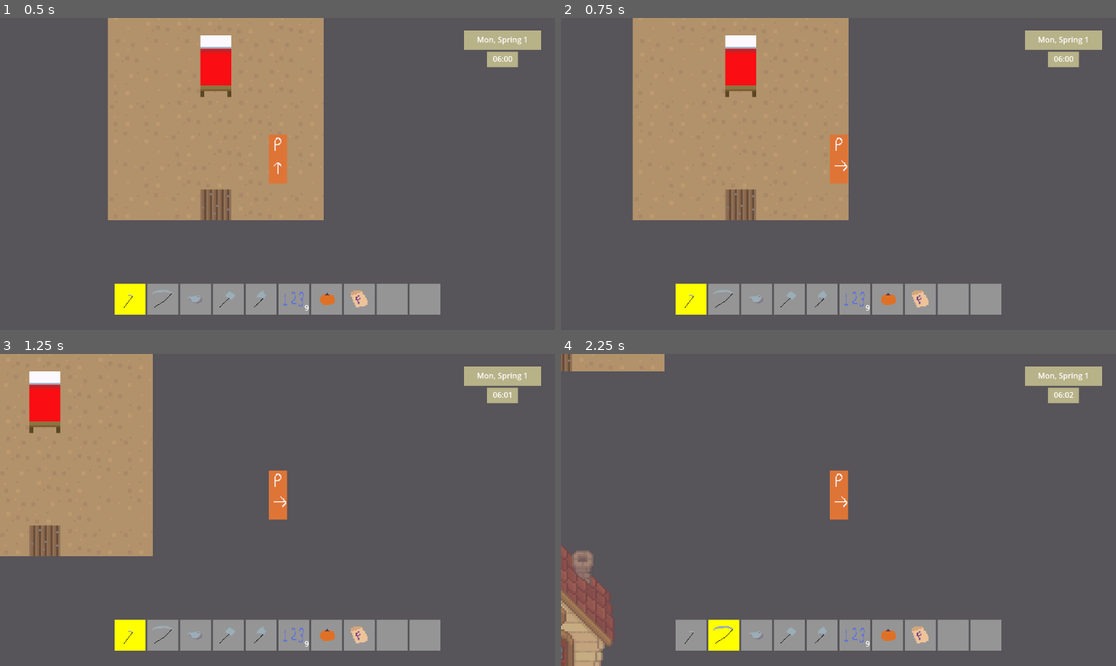
Above: before the commit, frames 1-4 (two rows, left to right).
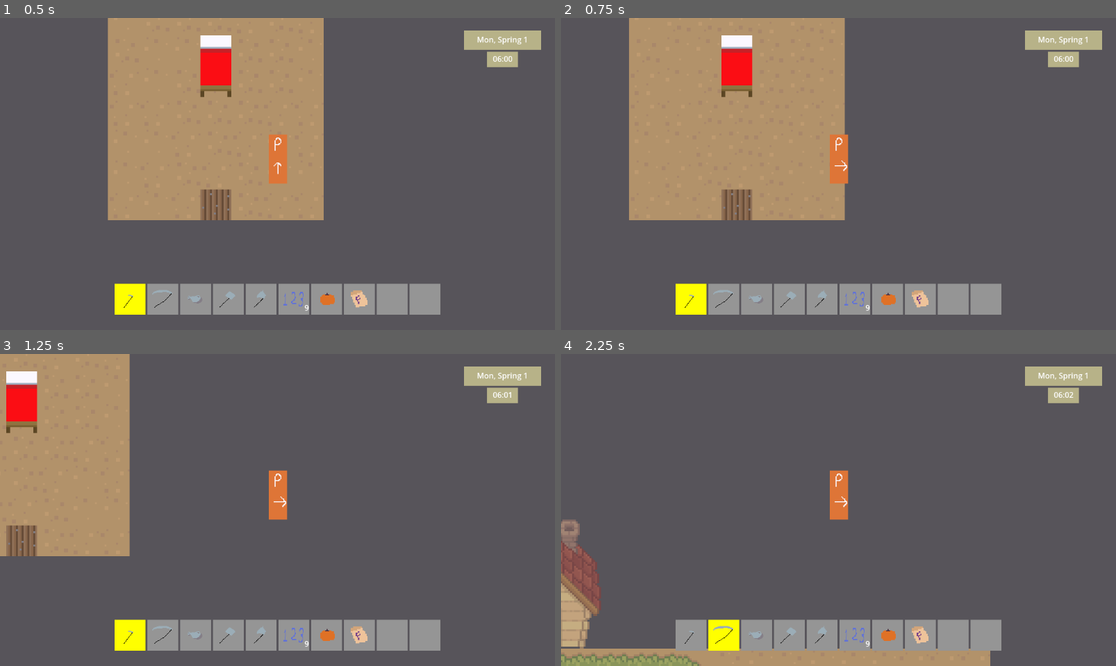
Above: after the commit, the same moments.

Repository: ellis-matthew4/farming-game-framework
Game: Godot game, scene res://scenes/map.tscn
The game is run twice, just before and just after one commit, with the same random seed, the same clock (stepped at 60 frames per second) and the same inputs. The project has no main scene, so this scene is started directly.
Inputs (mouse positions are in pixels of both pictures, inside the frame that each line leads up to):
- Up to frame 1 (0.5 s): no input
- Up to frame 2 (0.75 s): tap Enter at 0.5 s; move the mouse to (960, 158) at 0.52 s; hold D (move_right) from 0.53 s (still down); click (960, 158) at 0.6 s
- Up to frame 3 (1.25 s): keep holding D (move_right)
- Up to frame 4 (2.25 s): move the mouse to (727, 525) at 1.27 s; release D (move_right) at 1.28 s; hold S (move_down) 1.28-2.03 s; tap Space (player_interact, bound only before the commit) at 1.35 s; click (727, 525) at 1.42 s; move the mouse to (894, 441) at 2.02 s; hold D (move_right) from 2.03 s (still down); tap Mouse wheel down (ux_mwd) at 2.1 s; click (894, 441) at 2.17 s

Frame 1 is identical in both runs. In frame 2, 1.6% of the frame differs, in the area x 12-52%, y 0-65%; in frame 3, 5.2%; in frame 4, 6.9%, in the area x 0-78%, y 0-100%.

Commit message:
Improved movement

Diff:
--- a/src/project.godot
+++ b/src/project.godot
@@ -102,13 +102,13 @@
 player_interact={
 "deadzone": 0.5,
 "events": [Object(InputEventJoypadButton,"resource_local_to_scene":false,"resource_name":"","device":-1,"button_index":0,"pressure":0.0,"pressed":true,"script":null)
-, Object(InputEventKey,"resource_local_to_scene":false,"resource_name":"","device":-1,"window_id":0,"alt_pressed":false,"shift_pressed":false,"ctrl_pressed":false,"meta_pressed":false,"pressed":false,"keycode":0,"physical_keycode":32,"key_label":0,"unicode":32,"echo":false,"script":null)
+, Object(InputEventMouseButton,"resource_local_to_scene":false,"resource_name":"","device":-1,"window_id":0,"alt_pressed":false,"shift_pressed":false,"ctrl_pressed":false,"meta_pressed":false,"button_mask":0,"position":Vector2(0, 0),"global_position":Vector2(0, 0),"factor":1.0,"button_index":1,"pressed":false,"double_click":false,"script":null)
 ]
 }
 player_cancel={
 "deadzone": 0.5,
 "events": [Object(InputEventJoypadButton,"resource_local_to_scene":false,"resource_name":"","device":-1,"button_index":1,"pressure":0.0,"pressed":true,"script":null)
-, Object(InputEventKey,"resource_local_to_scene":false,"resource_name":"","device":-1,"window_id":0,"alt_pressed":false,"shift_pressed":false,"ctrl_pressed":false,"meta_pressed":false,"pressed":false,"keycode":0,"physical_keycode":4194325,"key_label":0,"unicode":0,"echo":false,"script":null)
+, Object(InputEventMouseButton,"resource_local_to_scene":false,"resource_name":"","device":-1,"window_id":0,"alt_pressed":false,"shift_pressed":false,"ctrl_pressed":false,"meta_pressed":false,"button_mask":0,"position":Vector2(0, 0),"global_position":Vector2(0, 0),"factor":1.0,"button_index":2,"pressed":false,"double_click":false,"script":null)
 ]
 }
 ux_left={
@@ -156,6 +156,12 @@
 "events": [Object(InputEventKey,"resource_local_to_scene":false,"resource_name":"","device":-1,"window_id":0,"alt_press …(182 unchanged characters)…
 ]
 }
+ux_modify={
+"deadzone": 0.5,
+"events": [Object(InputEventKey,"resource_local_to_scene":false,"resource_name":"","device":-1,"window_id":0,"alt_pressed":false,"shift_pressed":false,"ctrl_pressed":false,"meta_pressed":false,"pressed":false,"keycode":0,"physical_keycode":4194325,"key_label":0,"unicode":0,"echo":false,"script":null)
+, Object(InputEventJoypadMotion,"resource_local_to_scene":false,"resource_name":"","device":-1,"axis":4,"axis_value":1.0,"script":null)
+]
+}
 
 [layer_names]
 
--- a/src/scripts/globals.gd
+++ b/src/scripts/globals.gd
@@ -33,7 +33,7 @@
 		'seed': game_seed,
 		'mw input?': can_accept_mw_input,
 		'can_move?': movement_blocked,
-		'player_stopping?': player.stopping,
+		'player_moving?': player.moving,
 		'inventory slots': str(unlocked_inventory_slots) + "/" + str(max_inventory_slots),
 		'device': 'keyboard' if keyboard else 'controller',
 		'time stopped?': time_stopped,
--- a/src/scripts/player.gd
+++ b/src/scripts/player.gd
@@ -1,24 +1,25 @@
 extends CharacterBody2D
 
-enum DIRS { DOWN, UP, LEFT, RIGHT }
+enum DIRS { DOWN, UP, LEFT, RIGHT, NONE }
 var facing = DIRS.DOWN
 var vertical = DIRS.DOWN
 var horizontal = DIRS.RIGHT
-var stopping = false
 
 var snap = Globals.map_grid_size
 var snap_point
+var moving = false
+var last_movement_accepted = DIRS.NONE
 
 signal turn(dir)
 signal walk
-signal stop
+signal reached
 
 func _ready():
 	Globals.player = self
 	Globals.camera = get_node("Camera2D")
 	self.turn.connect(_turn)
 	self.walk.connect(_walk)
-	self.stop.connect(_stop)
+	self.reached.connect(_reached)
 
 func _physics_process(delta):
 	if not Globals.movement_blocked:
@@ -34,44 +35,50 @@
 		elif Input.is_action_just_pressed("ux_debug"):
 			Globals.menuLayer.debug_menu()
 
-		_handle_walk()
-		move_and_slide()
+		if moving:
+			if _snapped():
+				global_position = snap_point
+				emit_signal("reached")
+				if _parse_movement() == last_movement_accepted:
+					print(_parse_movement())
+					emit_signal("walk")
+				else:
+					print("stopping")
+					velocity = Vector2(0,0)
+			else:
+				velocity = _get_snap_vector() * Globals.WALK_SPEED
+		else:
+			var input = _parse_movement()
+			if input != DIRS.NONE:
+				_handle_walk(input)
+				last_movement_accepted = input
+			else:
+				velocity = Vector2(0,0)
 
-func _handle_walk():
-	if not stopping:
-		if Input.is_action_pressed("move_right"):
-			emit_signal("turn", DIRS.RIGHT)
-			await get_tree().create_timer(0.05).timeout
-			if Input.is_action_pressed("move_right"):
-				emit_signal("walk")
-		elif Input.is_action_pressed("move_left"):
-			emit_signal("turn", DIRS.LEFT)
-			await get_tree().create_timer(0.05).timeout
-			if Input.is_action_pressed("move_left"):
-				emit_signal("walk")
-		elif Input.is_action_pressed("move_down"):
-			emit_signal("turn", DIRS.DOWN)
-			await get_tree().create_timer(0.05).timeout
-			if Input.is_action_pressed("move_down"):
-				emit_signal("walk")
-		elif Input.is_action_pressed("move_up"):
-			emit_signal("turn", DIRS.UP)
-			await get_tree().create_timer(0.05).timeout
-			if Input.is_action_pressed("move_up"):
-				emit_signal("walk")
-		elif velocity != Vector2(0,0):
-			emit_signal("stop")
+		# The constant here should be as small as possible to prevent jitter.
+		var test_vector = velocity.normalized() * 1
+		if test_move(transform, test_vector):
+			_force_realign()
+		else:
+			move_and_slide()
+
+func _parse_movement():
+	if Input.is_action_pressed("move_right"):
+		return DIRS.RIGHT
+	elif Input.is_action_pressed("move_left"):
+		return DIRS.LEFT
+	elif Input.is_action_pressed("move_down"):
+		return DIRS.DOWN
+	elif Input.is_action_pressed("move_up"):
+		return DIRS.UP
 	else:
-		if _snapped():
-			if global_position.direction_to(snap_point) == get_direction():
-				velocity = Vector2(0,0)
-				global_position = snap_point
-				stopping = false
-			else:
-				emit_signal("stop")
-		else:
-			velocity = _get_snap_vector() * Globals.WALK_SPEED
-	_align_interact_pivot(facing)
+		return DIRS.NONE
+
+func _handle_walk(input):
+	emit_signal("turn", input)
+	await get_tree().create_timer(0.05).timeout
+	if _parse_movement() == input:
+		emit_signal("walk")
 
 func get_direction():
 	match(facing):
@@ -112,54 +119,52 @@
 func _get_snap_vector():
 	return global_position.direction_to(snap_point)
 
-func _snap():
+func _snap(dir = null):
 	var x = int(global_position.x)
 	var y = int(global_position.y)
-	var mod = 0
-	match(facing):
+	var step_x = snappedi(x, snap)
+	var step_y = snappedi(y, snap)
+	dir = facing if not is_instance_valid(dir) else dir
+	match(dir):
 		DIRS.UP:
-			mod = posmod(y, snap)
-			y -= mod
+			step_y = step_y if step_y < y else step_y - snap
 		DIRS.DOWN:
-			mod = snap - posmod(y, snap)
-			y += mod
+			step_y = step_y if step_y > y else step_y + snap
 		DIRS.LEFT:
-			mod = posmod(x, snap)
-			x -= mod
+			step_x = step_x if step_x < x else step_x - snap
 		DIRS.RIGHT:
-			mod = snap - posmod(x, snap)
-			x += mod
-	var result = Vector2(x,y)
-	return result
+			step_x = step_x if step_x > x else step_x + snap
+	return Vector2(step_x, step_y)
+
+func _force_realign():
+	moving = false
+	var x = int(global_position.x)
+	var y = int(global_position.y)
+	var step_x = snappedi(x, snap)
+	var step_y = snappedi(y, snap)
+	return Vector2(step_x, step_y)
 
 func _turn(dir):
-	if velocity != Vector2(0,0) and facing != dir:
-		emit_signal("stop")
-		return
-	match(dir):
-		DIRS.DOWN:
-			$AnimatedSprite2D.play("down")
-			facing = DIRS.DOWN
-			horizontal = DIRS.DOWN
-		DIRS.LEFT:
-			$AnimatedSprite2D.play("left")
-			facing = DIRS.LEFT
-			horizontal = DIRS.LEFT
-		DIRS.UP:
-			$AnimatedSprite2D.play("up")
-			facing = DIRS.UP
-			horizontal = DIRS.UP
-		DIRS.RIGHT:
-			$AnimatedSprite2D.play("right")
-			facing = DIRS.RIGHT
-			horizontal = DIRS.RIGHT
+	var animation_keys = {
+		DIRS.LEFT: 'left',
+		DIRS.DOWN: 'down',
+		DIRS.UP: 'up',
+		DIRS.RIGHT: 'right'
+	}
+	$AnimatedSprite2D.play(animation_keys[dir])
+	facing = dir
+	if dir in [DIRS.LEFT, DIRS.RIGHT]:
+		horizontal = dir
+	elif dir in [DIRS.UP, DIRS.DOWN]:
+		vertical = dir
+	_align_interact_pivot(facing)
 
 func _walk():
-	velocity = get_direction() * Globals.WALK_SPEED
+	snap_point = _snap()
+	moving = true
 
-func _stop():
-	stopping = true
-	snap_point = _snap()
+func _reached():
+	moving = false
 
 func _align_interact_pivot(dir):
 	var n = get_node("InteractPivot/InteractionArea")
